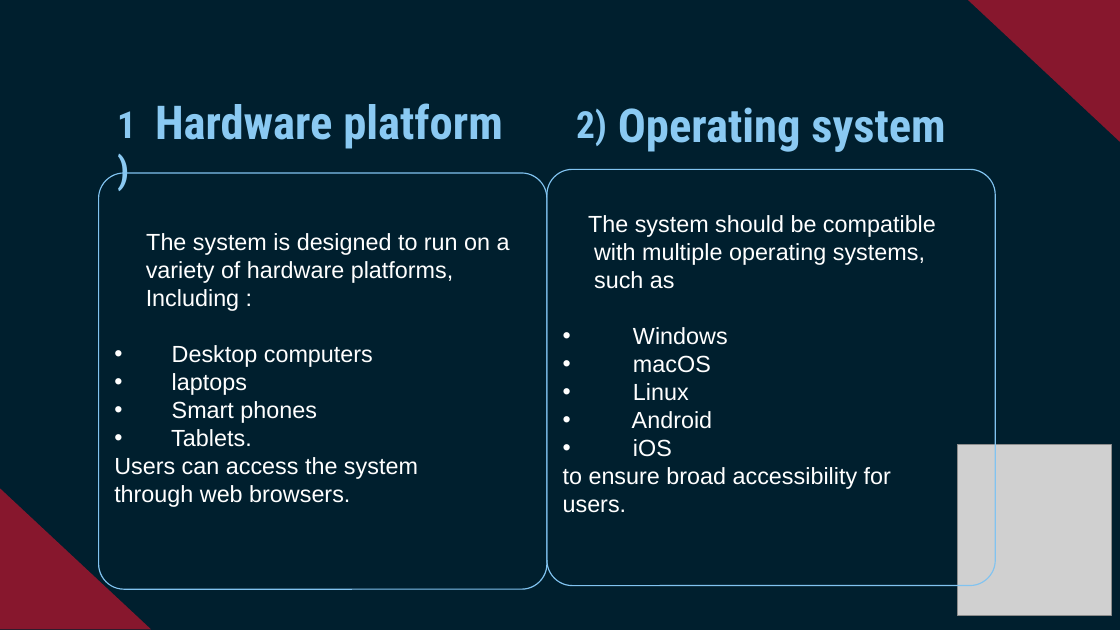
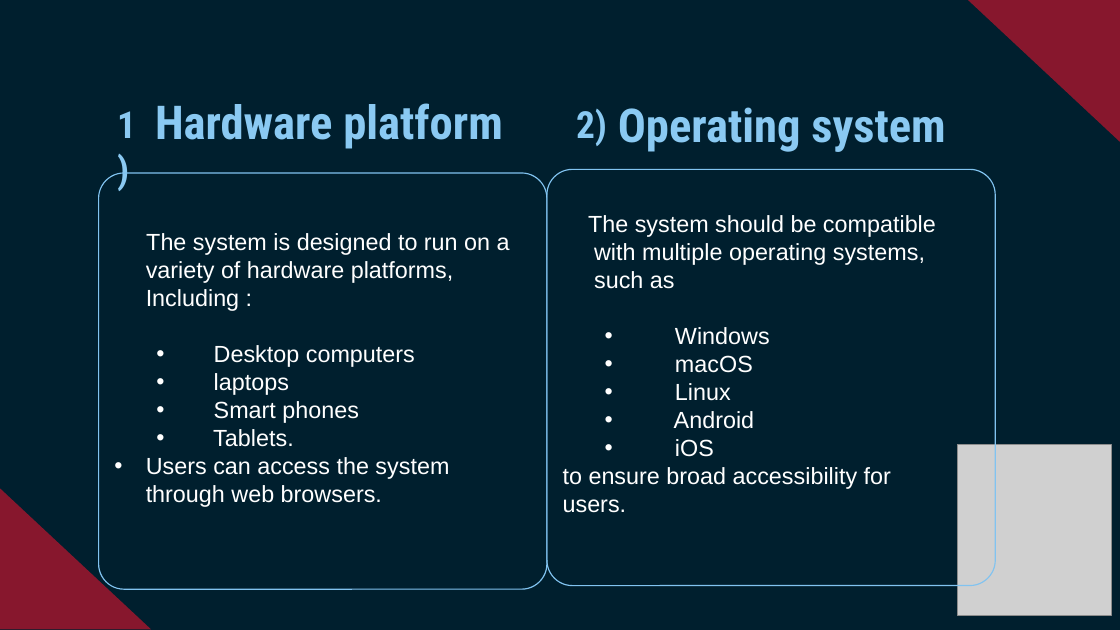
Before and after one commit to saadraj4/fyp, a slide deck: slide 6 of Blockchain Ticketing System Mid Defence presentation.pptx. Drawn at 1120x630 pixels with LibreOffice and Linux fonts; fonts in the diff are those of the drawing; grey boxes stand for pictures; background and template pictures are left out. Boxes give left, top, right and bottom in pixels: in the first picture for what was removed or moved away, otherwise in the second. Text is boxed around its words. In the diff, an @@ line names an element or a change of style, - is before the commit and + after.

```diff
--- a/Blockchain Ticketing System Mid Defence presentation.pptx
+++ b/Blockchain Ticketing System Mid Defence presentation.pptx
@@ text in rounded rectangle at (x1=674, y1=327, x2=770, y2=457): list level 1 to 2 in "Windows"; list level 1 to 2 in "macOS"; list level 1 to 2 in "Linux"; list level 1 to 2 in "Android"; list level 1 to 2 in "iOS" @@
@@ text in rounded rectangle at (x1=146, y1=345, x2=449, y2=507): list level 1 to 2 in "Desktop computers"; list level 1 to 2 in "laptops"; list level 1 to 2 in "Smart phones"; list level 1 to 2 in "Tablets."; bullet none to • @@
```
Also in this commit, not shown: 3 other slides changed.
